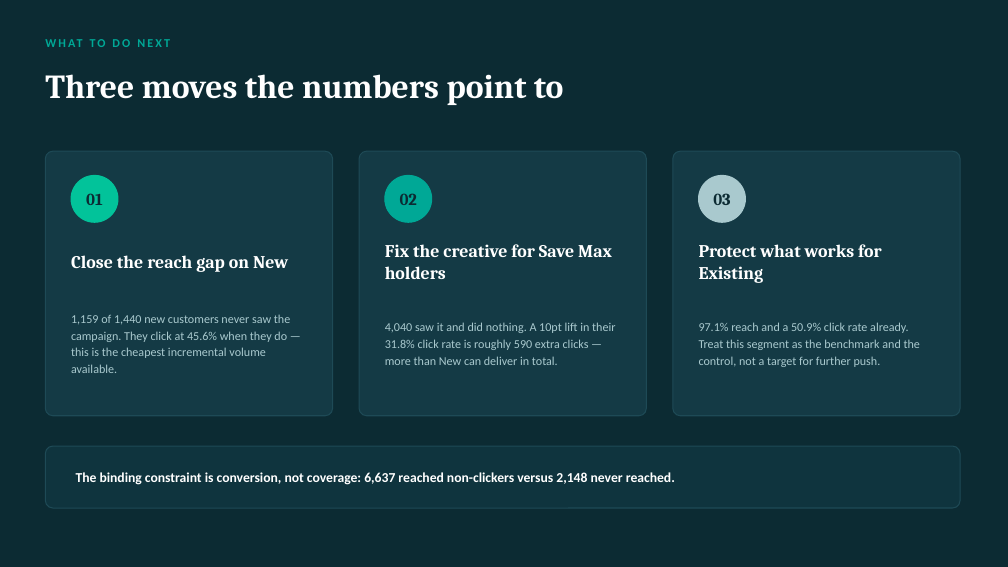
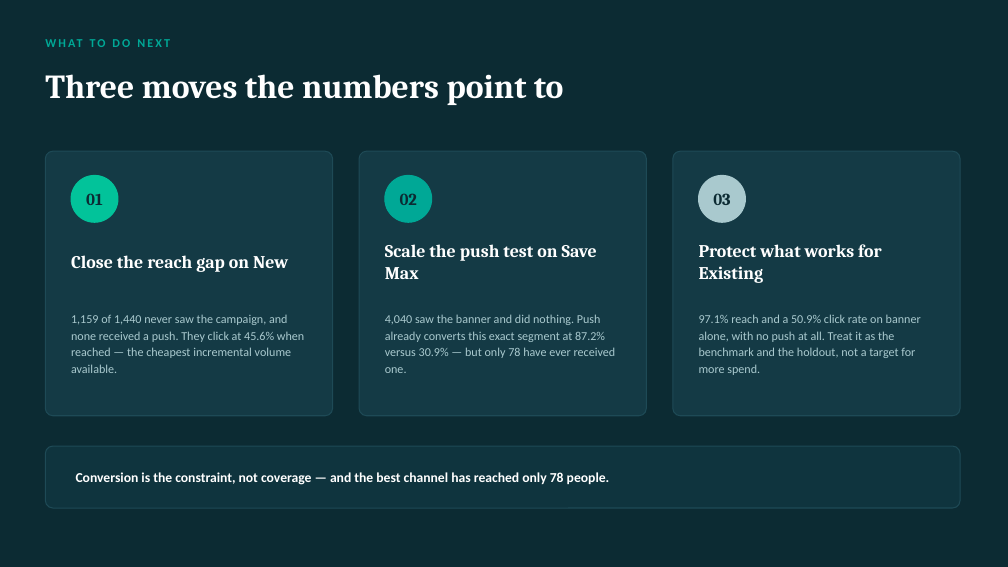
Before and after one commit to hweisim/claude_code, a slide deck: slide 8 of decks/campaign_funnel_summary.pptx (slide 6 before the commit). Drawn at 1008x567 pixels with LibreOffice and Linux fonts; fonts in the diff are those of the drawing. Boxes give left, top, right and bottom in pixels: in the first picture for what was removed or moved away, otherwise in the second. Text is boxed around its words. In the diff, an @@ line names an element or a change of style, - is before the commit and + after.

```diff
--- a/decks/campaign_funnel_summary.pptx
+++ b/decks/campaign_funnel_summary.pptx
@@ text at [385, 244, 597, 279]: text changed @@
-Fix the creative for Save Max holders
+Scale the push test on Save Max
@@ text at [71, 315, 304, 373]: text changed @@
-1,159 of 1,440 new customers never saw the campaign. They click at 45.6% when they do — this is the cheapest incremental volume available.
+1,159 of 1,440 never saw the campaign, and none received a push. They click at 45.6% when reached — the cheapest incremental volume available.
@@ text at [385, 314, 616, 373]: text changed @@
-4,040 saw it and did nothing. A 10pt lift in their 31.8% click rate is roughly 590 extra clicks — more than New can deliver in total.
+4,040 saw the banner and did nothing. Push already converts this exact segment at 87.2% versus 30.9% — but only 78 have ever received one.
@@ text at [699, 314, 921, 375]: text changed @@
-97.1% reach and a 50.9% click rate already. Treat this segment as the benchmark and the control, not a target for further push.
+97.1% reach and a 50.9% click rate on banner alone, with no push at all. Treat it as the benchmark and the holdout, not a target for more spend.
@@ text at [76, 472, 610, 485]: text changed @@
-The binding constraint is conversion, not coverage: 6,637 reached non-clickers versus 2,148 never reached.
+Conversion is the constraint, not coverage — and the best channel has reached only 78 people.
```
Also in this commit, not shown: 2 slides added, 1 other file.
